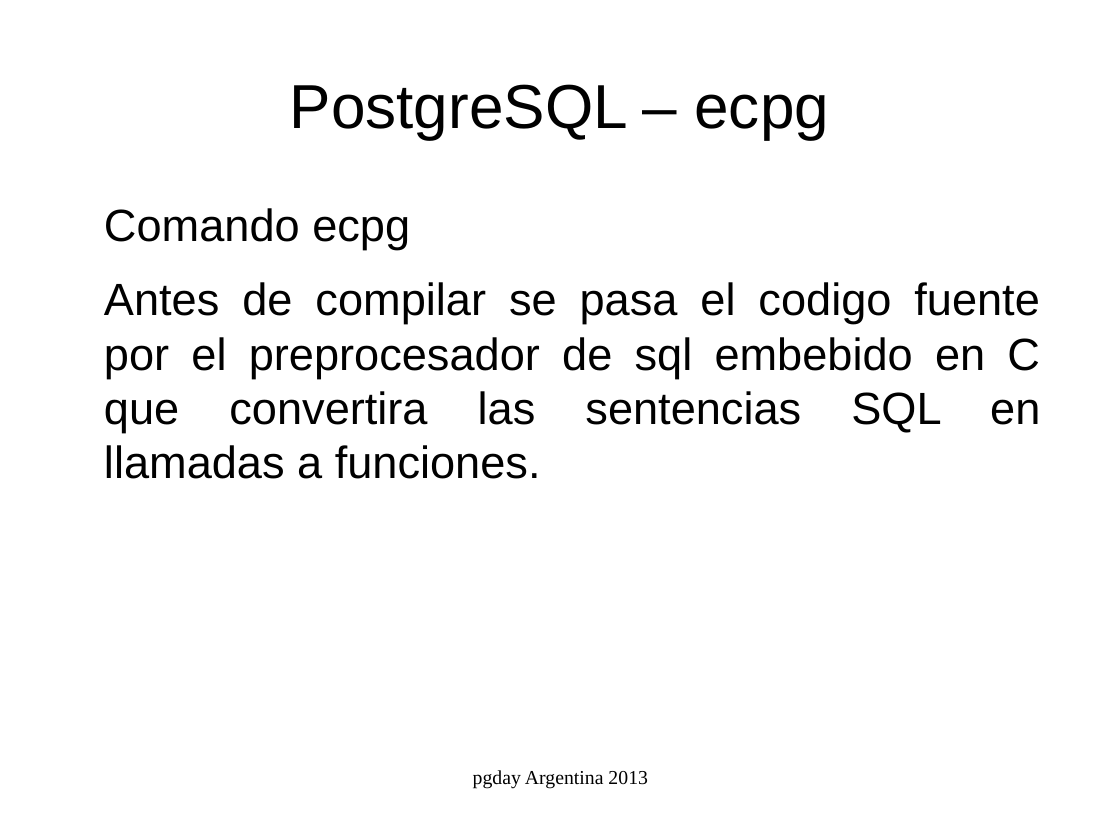
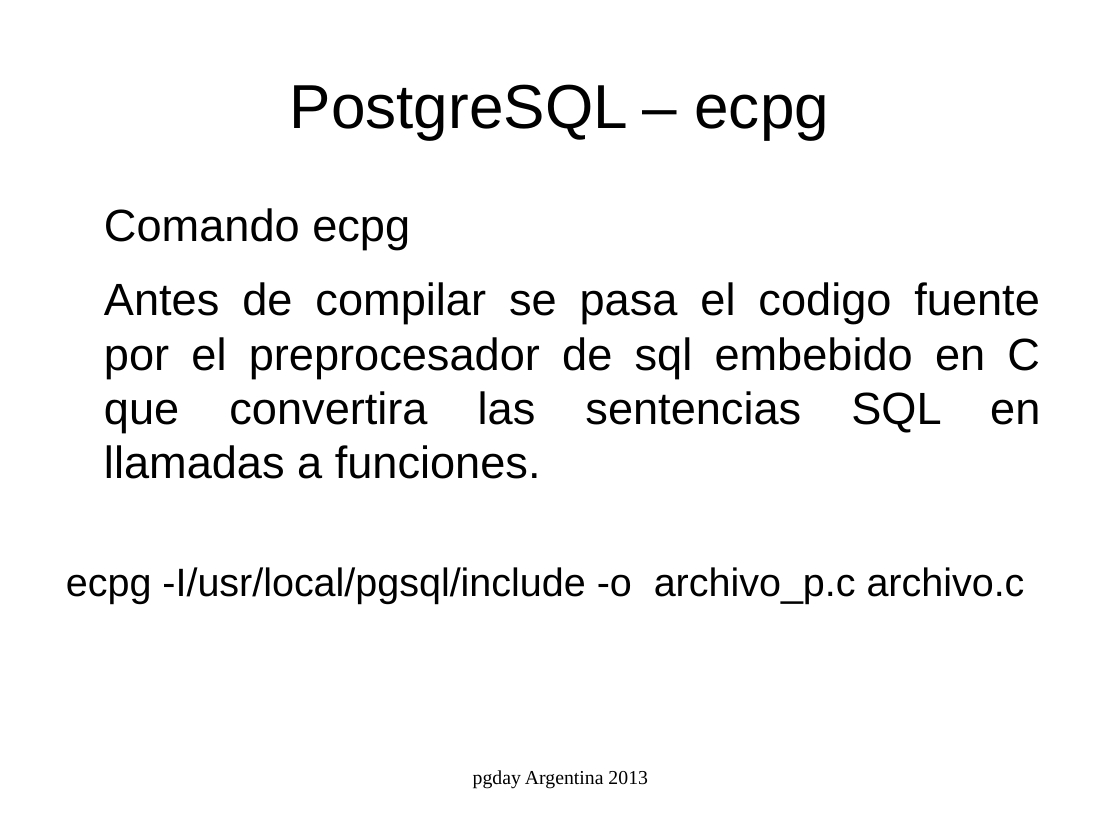
Before and after one commit to marcelorauldiaz/pgday_ecpg, a slide deck: slide 3 of ecpg.odp. Drawn at 1120x840 pixels with LibreOffice and Linux fonts; fonts in the diff are those of the drawing. Boxes give left, top, right and bottom in pixels: in the first picture for what was removed or moved away, otherwise in the second. Text is boxed around its words. In the diff, an @@ line names an element or a change of style, - is before the commit and + after.

```diff
--- a/ecpg.odp
+++ b/ecpg.odp
@@ text added at (x1=66, y1=567, x2=1025, y2=604), 28 pt, text #000000 @@
+ecpg -I/usr/local/pgsql/include -o archivo_p.c archivo.c
```
Also in this commit, not shown: 3 other slides changed.
